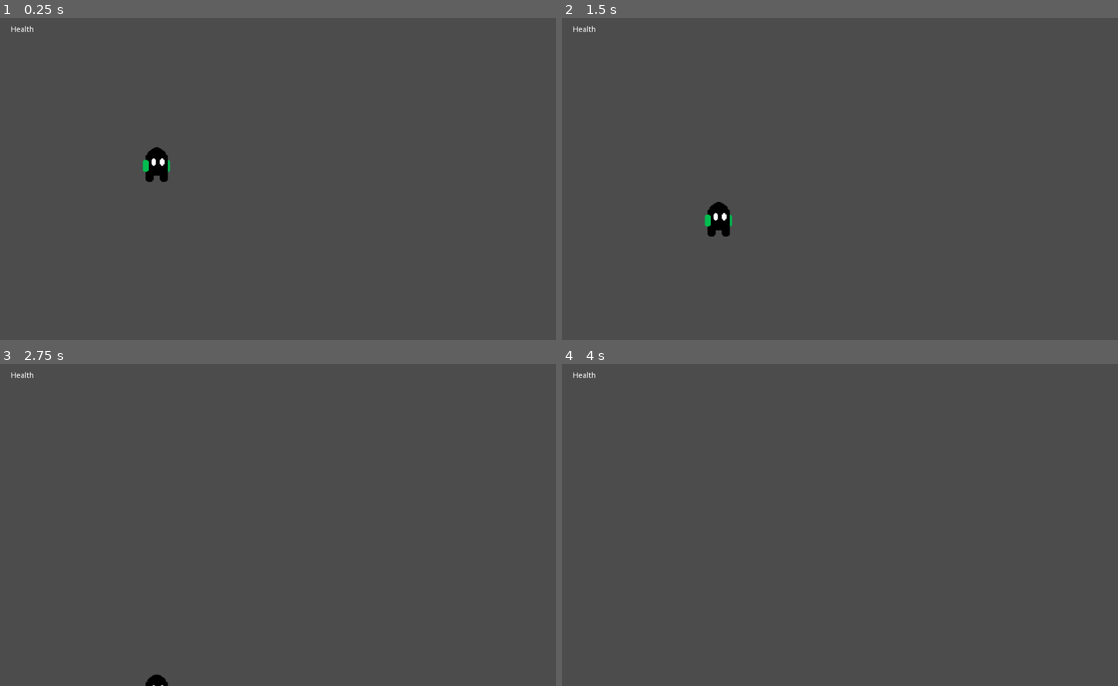
Above: before the commit, frames 1-4 (two rows, left to right).
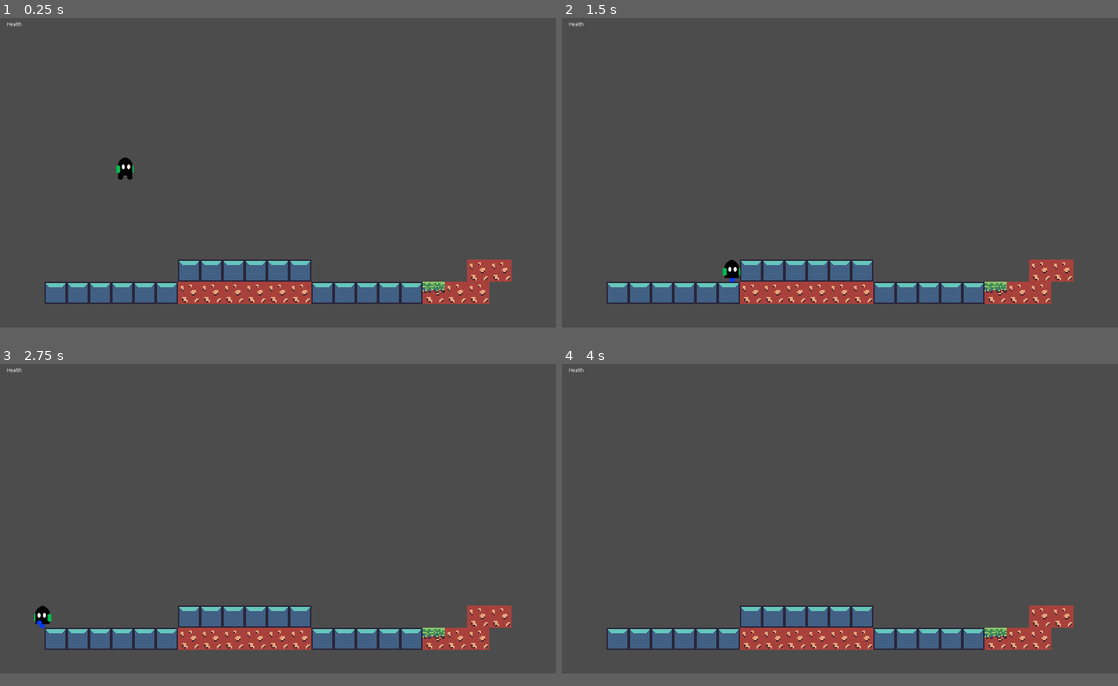
Above: after the commit, the same moments.

Repository: mbway/game-jam-2018
Game: Godot game, scene res://Main.tscn
Two runs of this game, one before a commit and one after it. Both use one fixed random seed, a clock stepped at 60 frames per second and the inputs below.
Inputs:
- Up to frame 1 (0.25 s): no input
- Up to frame 2 (1.5 s): hold Right (ui_right) from 0.53 s (still down); tap Up (ui_up) at 0.6, 0.77, 1.07, 1.35 s
- Up to frame 3 (2.75 s): tap Up (ui_up) at 1.52, 1.82, 2.1 s; release Right (ui_right) at 2.03 s; hold Left (ui_left) from 2.03 s (still down)
- Up to frame 4 (4 s): release Left (ui_left) at 2.78 s; hold Right (ui_right) from 2.78 s (still down); tap Up (ui_up) at 2.85, 3.02, 3.32, 3.6, 3.77 s; tap Enter at 3.5 s
In our replay, the window is 800x468 before the commit and 800x450 after it. These sizes can differ from the game's own. Grey fills any space a smaller window leaves; there, only what the larger window draws over its background counts as a difference.

The runs differ from the first frame. In frame 1, 8.4% of the frame differs, in the area x 1-92%, y 1-89%; in frame 2, 8.3%; in frame 3, 8.0%; in frame 4, 7.8%.

Commit message:
movement working

Diff:
--- a/Main.tscn
+++ b/Main.tscn
@@ -1,12 +1,15 @@
-[gd_scene load_steps=3 format=2]
+[gd_scene load_steps=4 format=2]
 
-[ext_resource path="res://Player.tscn" type="PackedScene" id=1]
-[ext_resource path="res://HUD.tscn" type="PackedScene" id=2]
+[ext_resource path="res://TestMap.tscn" type="PackedScene" id=1]
+[ext_resource path="res://Player.tscn" type="PackedScene" id=2]
+[ext_resource path="res://HUD.tscn" type="PackedScene" id=3]
 
-[node name="Main" type="Node" index="0"]
+[node name="Main" type="Node"]
 
-[node name="Player" parent="." index="0" instance=ExtResource( 1 )]
+[node name="TestMap" parent="." index="0" instance=ExtResource( 1 )]
 
-position = Vector2( 288.156, 273.454 )
+[node name="Player" parent="." index="1" instance=ExtResource( 2 )]
 
-[node name="HUD" parent="." index="1" instance=ExtResource( 2 )]
+position = Vector2( 359.803, 361.879 )
+
+[node name="HUD" parent="." index="2" instance=ExtResource( 3 )]
--- /dev/null
+++ b/Player.gd
@@ -0,0 +1,94 @@
+extends KinematicBody2D
+
+# This blog post was very useful for determining how to make the movement feel better
+# https://www.gamasutra.com/blogs/YoannPignole/20140103/207987/Platformer_controls_how_to_avoid_limpness_and_rigidity_feelings.php
+
+
+const UP = Vector2(0, -1)
+const BEFORE_START = -999 # ms
+const GRAVITY = 40
+const ACCELERATION = 3000
+const MAX_SPEED = 600
+const JUMP_SPEED = 800
+const FRICTION_DECAY = 0.6
+# when the user moves in the opposite direction to the current speed, decay the
+# speed quickly. This avoid the character feeling 'floaty' (set to 1.0 to
+# disable)
+const REACTIVITY_DECAY = 0.5
+
+var motion = Vector2(0, 0)
+var double_jump_enabled = false
+
+# to make the jumping feel better
+var last_jump_ms = BEFORE_START # ms
+var was_on_floor = false
+var left_floor_ms = BEFORE_START # the last time the player left the floor in ms
+const PREEMPTIVE_JUMP_TOLERANCE = 50 # ms
+const EDGE_JUMP_TOLERANCE = 50 # ms
+
+func _ready():
+	pass
+
+func _physics_process(delta):
+	motion.y += GRAVITY
+
+	# get the direction from user input
+	var direction = 0
+	if Input.is_action_pressed('ui_left'):
+		direction += -1
+	if Input.is_action_pressed('ui_right'):
+		direction += 1
+
+	# calculate the speed
+	#motion.x = direction*MAX_SPEED
+	motion.x += direction*ACCELERATION*delta
+	if sign(motion.x) != sign(direction):
+		motion.x *= REACTIVITY_DECAY
+	motion.x = clamp(motion.x, -MAX_SPEED, MAX_SPEED)
+
+	# able to register a jump if character just about to hit the floor
+	if Input.is_action_just_pressed('ui_up'):
+		last_jump_ms = OS.get_ticks_msec()
+
+	var now = OS.get_ticks_msec()
+	var want_jump = now - last_jump_ms < PREEMPTIVE_JUMP_TOLERANCE
+
+	if is_on_floor():
+		was_on_floor = true
+
+		# jump
+		if want_jump:
+			motion.y -= JUMP_SPEED
+			last_jump_ms = BEFORE_START
+
+		# apply friction
+		if direction == 0: # not moving left or right
+			motion.x = lerp(motion.x, 0, FRICTION_DECAY)
+	else:
+
+		# able to jump shortly after falling from a platform
+		if was_on_floor:
+			left_floor_ms = now
+			was_on_floor = false
+
+		# jump
+		if want_jump and now - left_floor_ms < EDGE_JUMP_TOLERANCE:
+			motion.y -= JUMP_SPEED
+			last_jump_ms = BEFORE_START
+
+		# cancel jump in mid air
+		if Input.is_action_just_released('ui_up'):
+			# if still moving up, then stop moving up
+			motion.y = max(motion.y, -JUMP_SPEED/5)
+
+	# play the appropriate animations
+	if motion.x == 0:
+		$AnimatedSprite.play('idle')
+	elif motion.x > 0:
+		$AnimatedSprite.play('walk')
+		$AnimatedSprite.flip_h = false
+	elif motion.x < 0:
+		$AnimatedSprite.play('walk')
+		$AnimatedSprite.flip_h = true
+
+	motion = move_and_slide(motion, UP)
--- a/Player.tscn
+++ b/Player.tscn
@@ -1,40 +1,51 @@
-[gd_scene load_steps=3 format=2]
+[gd_scene load_steps=13 format=2]
 
-[ext_resource path="res://Assets/Placeholders/Player.png" type="Texture" id=1]
+[ext_resource path="res://Player.gd" type="Script" id=1]
+[ext_resource path="res://Assets/Placeholders/Player.png" type="Texture" id=2]
+[ext_resource path="res://Assets/Placeholders/Player_walk/Player_walk1.png" type="Texture" id=3]
+[ext_resource path="res://Assets/Placeholders/Player_walk/Player_walk2.png" type="Texture" id=4]
+[ext_resource path="res://Assets/Placeholders/Player_walk/Player_walk3.png" type="Texture" id=5]
+[ext_resource path="res://Assets/Placeholders/Player_walk/Player_walk4.png" type="Texture" id=6]
+[ext_resource path="res://Assets/Placeholders/Player_walk/Player_walk5.png" type="Texture" id=7]
+[ext_resource path="res://Assets/Placeholders/Player_walk/Player_walk6.png" type="Texture" id=8]
+[ext_resource path="res://Assets/Placeholders/Player_walk/Player_walk7.png" type="Texture" id=9]
+[ext_resource path="res://Assets/Placeholders/Player_walk/Player_walk8.png" type="Texture" id=10]
 
-[sub_resource type="CapsuleShape2D" id=1]
+[sub_resource type="RectangleShape2D" id=1]
 
 custom_solver_bias = 0.0
-radius = 20.8696
-height = 25.7154
+extents = Vector2( 23.5682, 30.2616 )
 
-[node name="Player" type="RigidBody2D"]
+[sub_resource type="SpriteFrames" id=2]
+
+animations = [ {
+"frames": [ ExtResource( 2 ) ],
+"loop": true,
+"name": "idle",
+"speed": 5.0
+}, {
+"frames": [ ExtResource( 3 ), ExtResource( 4 ), ExtResource( 5 ), ExtResource( 6 ), ExtResource( 7 ), ExtResource( 8 ), ExtResource( 9 ), ExtResource( 10 ) ],
+"loop": true,
+"name": "walk",
+"speed": 10.0
+} ]
+
+[node name="Player" type="KinematicBody2D" index="0"]
 
 input_pickable = true
 collision_layer = 1
 collision_mask = 1
-mode = 0
-mass = 1.0
-friction = 1.0
-bounce = 0.0
-gravity_scale = 1.0
-custom_integrator = false
-continuous_cd = 0
-contacts_reported = 0
-contact_monitor = false
-sleeping = false
-can_sleep = true
-linear_velocity = Vector2( 0, 0 )
-linear_damp = 0.1
-angular_velocity = 0.0
-angular_damp = 1.0
+collision/safe_margin = 0.08
+script = ExtResource( 1 )
 _sections_unfolded = [ "Angular" ]
 
-[node name="Sprite" type="Sprite" parent="." index="0"]
+[node name="CollisionShape2D" type="CollisionShape2D" parent="." index="0"]
 
-texture = ExtResource( 1 )
+position = Vector2( 0.431847, 0.261641 )
+shape = SubResource( 1 )
 
-[node name="CollisionShape2D" type="CollisionShape2D" parent="." index="1"]
+[node name="AnimatedSprite" type="AnimatedSprite" parent="." index="1"]
 
-position = Vector2( 0.257027, 2.18471 )
-shape = SubResource( 1 )
+frames = SubResource( 2 )
+animation = "idle"
+playing = true
--- /dev/null
+++ b/TestMap.tscn
@@ -0,0 +1,30 @@
+[gd_scene load_steps=2 format=2]
+
+[ext_resource path="res://Assets/TileSet.tres" type="TileSet" id=1]
+
+[node name="TestMap" type="Node2D"]
+
+__meta__ = {
+"_edit_group_": true,
+"_edit_lock_": true
+}
+
+[node name="TileMap" type="TileMap" parent="." index="0"]
+
+mode = 0
+tile_set = ExtResource( 1 )
+cell_size = Vector2( 64, 64 )
+cell_quadrant_size = 16
+cell_custom_transform = Transform2D( 1, 0, 0, 1, 0, 0 )
+cell_half_offset = 2
+cell_tile_origin = 0
+cell_y_sort = false
+cell_clip_uv = false
+collision_use_kinematic = false
+collision_friction = 1.0
+collision_bounce = 0.0
+collision_layer = 1
+collision_mask = 1
+occluder_light_mask = 1
+format = 1
+tile_data = PoolIntArray( 720904, 4, 0, 720905, 4, 0, 720906, 4, 0, 720907, 4, 0, 720908, 4, 0, 720909, 4, 0, 720917, 5, 0, 720918, 5, 0, 786434, 4, 0, 786435, 4, 0, 786436, 4, 0, 786437, 4, 0, 786438, 4, 0, 786439, 4, 0, 786440, 5, 0, 786441, 5, 0, 786442, 5, 0, 786443, 5, 0, 786444, 5, 0, 786445, 5, 0, 786446, 4, 0, 786447, 4, 0, 786448, 4, 0, 786449, 4, 0, 786450, 4, 0, 786451, 6, 0, 786452, 5, 0, 786453, 5, 0 )
--- a/project.godot
+++ b/project.godot
@@ -14,6 +14,39 @@
 run/main_scene="res://Main.tscn"
 config/icon="res://icon.png"
 
+[debug]
+
+settings/stdout/print_fps=true
+
+[display]
+
+window/size/width=1600
+window/size/height=900
+
+[input]
+
+ui_left=[ Object(InputEventKey,"resource_local_to_scene":false,"resource_name":"","device":0,"alt":false,"shift":false,"control":false,"meta":false,"command":false,"pressed":false,"scancode":16777231,"unicode":0,"echo":false,"script":null)
+, Object(InputEventJoypadButton,"resource_local_to_scene":false,"resource_name":"","device":0,"button_index":14,"pressure":0.0,"pressed":false,"script":null)
+, Object(InputEventKey,"resource_local_to_scene":false,"resource_name":"","device":0,"alt":false,"shift":false,"control":false,"meta":false,"command":false,"pressed":false,"scancode":65,"unicode":0,"echo":false,"script":null)
+, Object(InputEventJoypadMotion,"resource_local_to_scene":false,"resource_name":"","device":0,"axis":0,"axis_value":-1.0,"script":null)
+ ]
+ui_right=[ Object(InputEventKey,"resource_local_to_scene":false,"resource_name":"","device":0,"alt":false,"shift":false,"control":false,"meta":false,"command":false,"pressed":false,"scancode":16777233,"unicode":0,"echo":false,"script":null)
+, Object(InputEventJoypadButton,"resource_local_to_scene":false,"resource_name":"","device":0,"button_index":15,"pressure":0.0,"pressed":false,"script":null)
+, Object(InputEventKey,"resource_local_to_scene":false,"resource_name":"","device":0,"alt":false,"shift":false,"control":false,"meta":false,"command":false,"pressed":false,"scancode":68,"unicode":0,"echo":false,"script":null)
+, Object(InputEventJoypadMotion,"resource_local_to_scene":false,"resource_name":"","device":0,"axis":0,"axis_value":1.0,"script":null)
+ ]
+ui_up=[ Object(InputEventKey,"resource_local_to_scene":false,"resource_name":"","device":0,"alt":false,"shift":false,"control":false,"meta":false,"command":false,"pressed":false,"scancode":16777232,"unicode":0,"echo":false,"script":null)
+, Object(InputEventJoypadButton,"resource_local_to_scene":false,"resource_name":"","device":0,"button_index":12,"pressure":0.0,"pressed":false,"script":null)
+, Object(InputEventKey,"resource_local_to_scene":false,"resource_name":"","device":0,"alt":false,"shift":false,"control":false,"meta":false,"command":false,"pressed":false,"scancode":87,"unicode":0,"echo":false,"script":null)
+, Object(InputEventKey,"resource_local_to_scene":false,"resource_name":"","device":0,"alt":false,"shift":false,"control":false,"meta":false,"command":false,"pressed":false,"scancode":32,"unicode":0,"echo":false,"script":null)
+, Object(InputEventJoypadButton,"resource_local_to_scene":false,"resource_name":"","device":0,"button_index":0,"pressure":0.0,"pressed":false,"script":null)
+ ]
+ui_down=[ Object(InputEventKey,"resource_local_to_scene":false,"resource_name":"","device":0,"alt":false,"shift":false,"control":false,"meta":false,"command":false,"pressed":false,"scancode":16777234,"unicode":0,"echo":false,"script":null)
+, Object(InputEventJoypadButton,"resource_local_to_scene":false,"resource_name":"","device":0,"button_index":13,"pressure":0.0,"pressed":false,"script":null)
+, Object(InputEventKey,"resource_local_to_scene":false,"resource_name":"","device":0,"alt":false,"shift":false,"control":false,"meta":false,"command":false,"pressed":false,"scancode":83,"unicode":0,"echo":false,"script":null)
+, Object(InputEventJoypadMotion,"resource_local_to_scene":false,"resource_name":"","device":0,"axis":1,"axis_value":1.0,"script":null)
+ ]
+
 [rendering]
 
 environment/default_environment="res://default_env.tres"
Not shown, added: Assets/Placeholders/Player_walk/Player_walk1.png.import
Not shown, added: Assets/Placeholders/Player_walk/Player_walk2.png.import
Not shown, added: Assets/Placeholders/Player_walk/Player_walk3.png.import
Not shown, added: Assets/Placeholders/Player_walk/Player_walk4.png.import
Not shown, added: Assets/Placeholders/Player_walk/Player_walk5.png.import
Not shown, added: Assets/Placeholders/Player_walk/Player_walk6.png.import
Not shown, added: Assets/Placeholders/Player_walk/Player_walk7.png.import
Not shown, added: Assets/Placeholders/Player_walk/Player_walk8.png.import
Not shown, changed: TODO.txt
Not shown, added: start-gamepad
